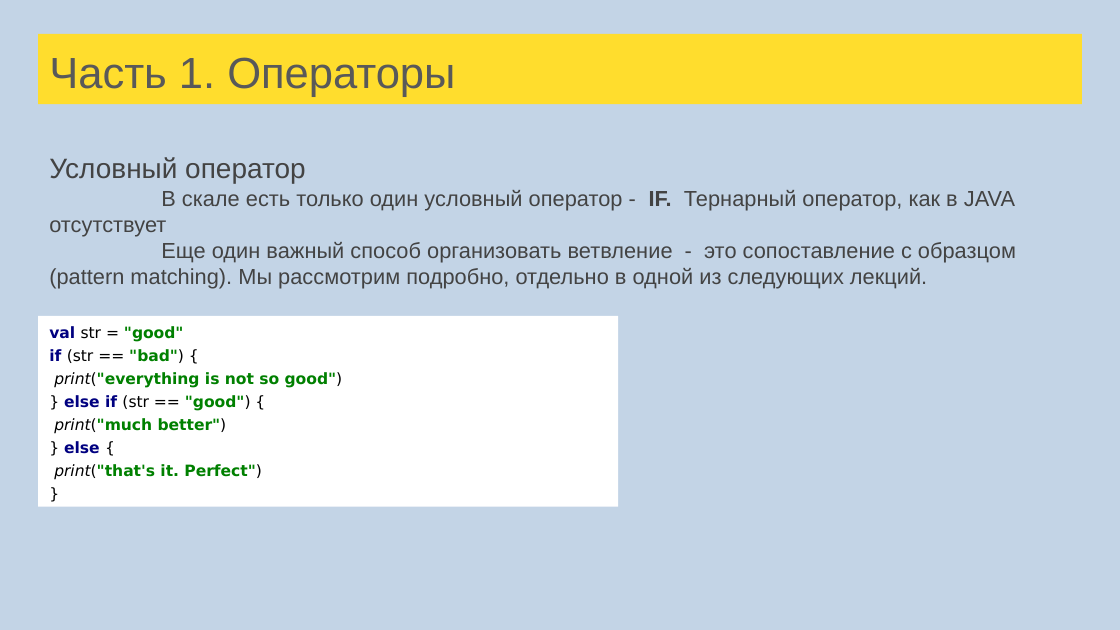
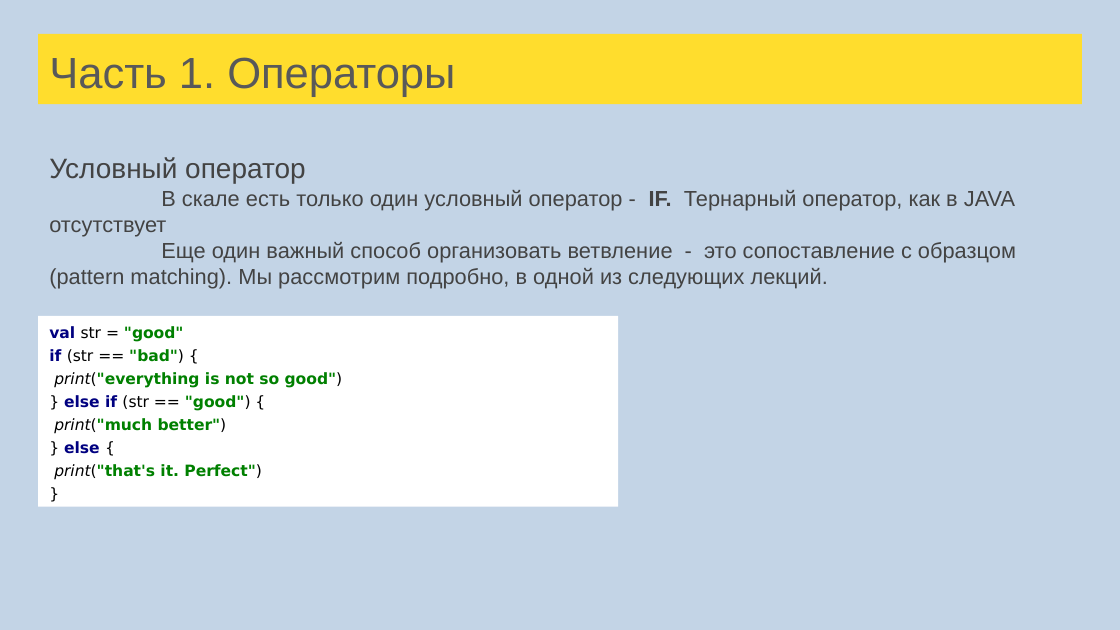
Before and after one commit to sergeypopov83/scala-school, a slide deck: slide 33 of src/main/resources/Лекции Scala для FinTech.pptx. Drawn at 1120x630 pixels with LibreOffice and Linux fonts; fonts in the diff are those of the drawing. Boxes give left, top, right and bottom in pixels: in the first picture for what was removed or moved away, otherwise in the second. Text is boxed around its words. In the diff, an @@ line names an element or a change of style, - is before the commit and + after.

Commit message:
Fix in SQLAPI and Computation fix typos in lectures

```diff
--- a/src/main/resources/Лекции Scala для FinTech.pptx
+++ b/src/main/resources/Лекции Scala для FinTech.pptx
@@ text at [49, 242, 1016, 289]: text changed @@
-Еще один важный способ организовать ветвление - это сопоставление с образцом (pattern matching). Мы рассмотрим подробно, отдельно в одной из следующих лекций.
+Еще один важный способ организовать ветвление - это сопоставление с образцом (pattern matching). Мы рассмотрим подробно, в одной из следующих лекций.
```
Also in this commit, not shown: 7 other slides changed, 3 other files.
